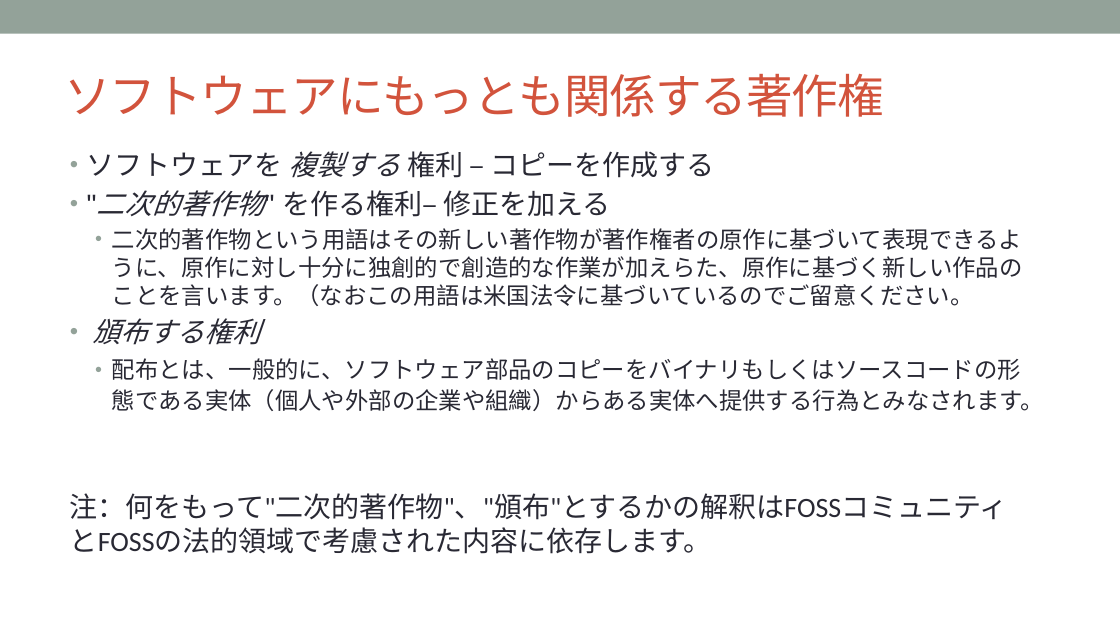
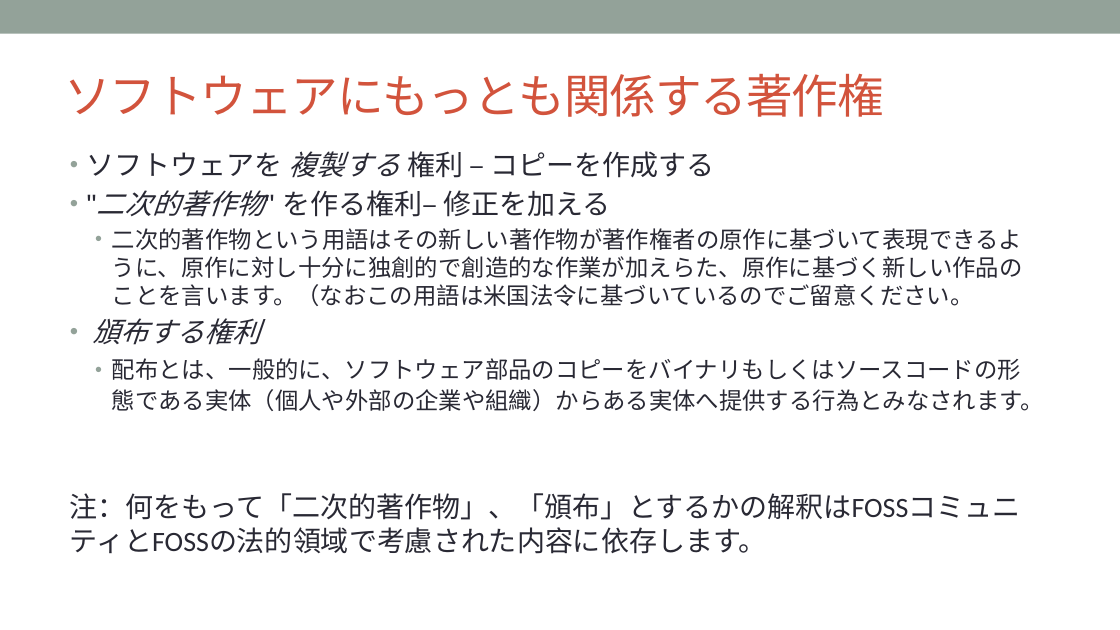
Before and after one commit to OpenChain-Project/Curriculum-Translation-JP, a slide deck: slide 7 of target/openchain-curriculum-release-2.pptx. Drawn at 1120x630 pixels with LibreOffice and Linux fonts; fonts in the diff are those of the drawing; background and template pictures are left out. Boxes give left, top, right and bottom in pixels: in the first picture for what was removed or moved away, otherwise in the second. Text is boxed around its words. In the diff, an @@ line names an element or a change of style, - is before the commit and + after.

```diff
--- a/target/openchain-curriculum-release-2.pptx
+++ b/target/openchain-curriculum-release-2.pptx
@@ text at bbox=[70, 493, 1021, 554]: text changed @@
-注：何をもって"二次的著作物"、"頒布"とするかの解釈はFOSSコミュニティとFOSSの法的領域で考慮された内容に依存します。
+注：何をもって「二次的著作物」、「頒布」とするかの解釈はFOSSコミュニティとFOSSの法的領域で考慮された内容に依存します。
```
Also in this commit, not shown: 8 other slides changed, 11 other files.
